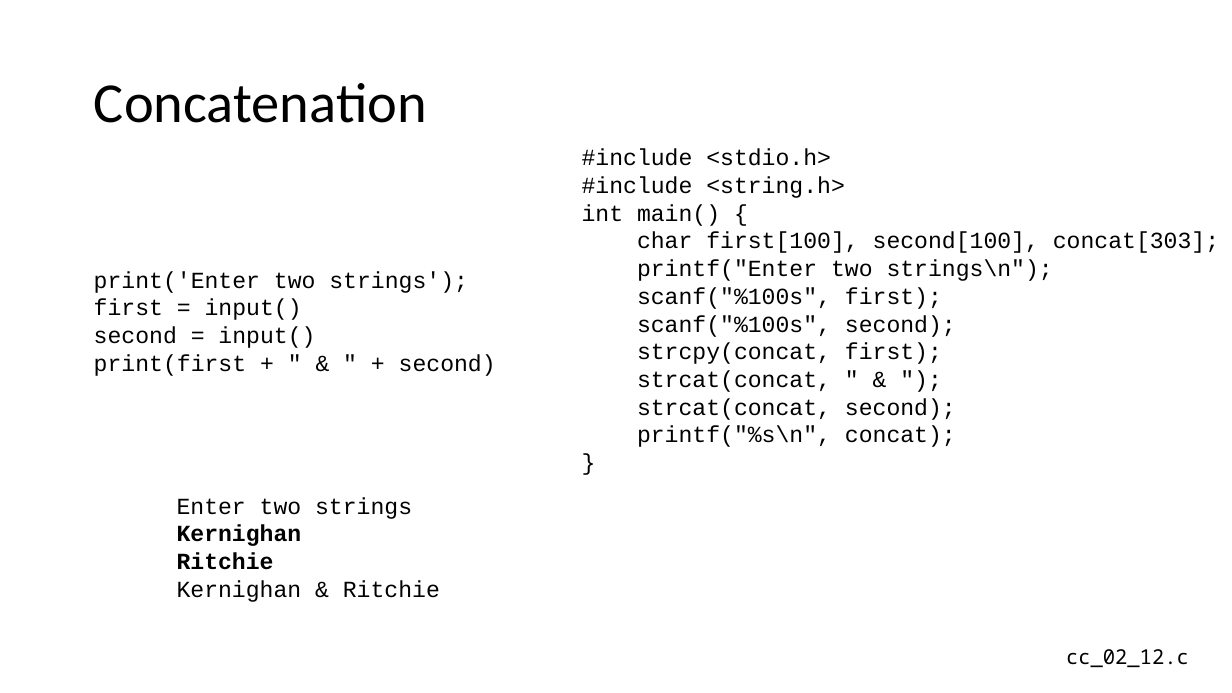
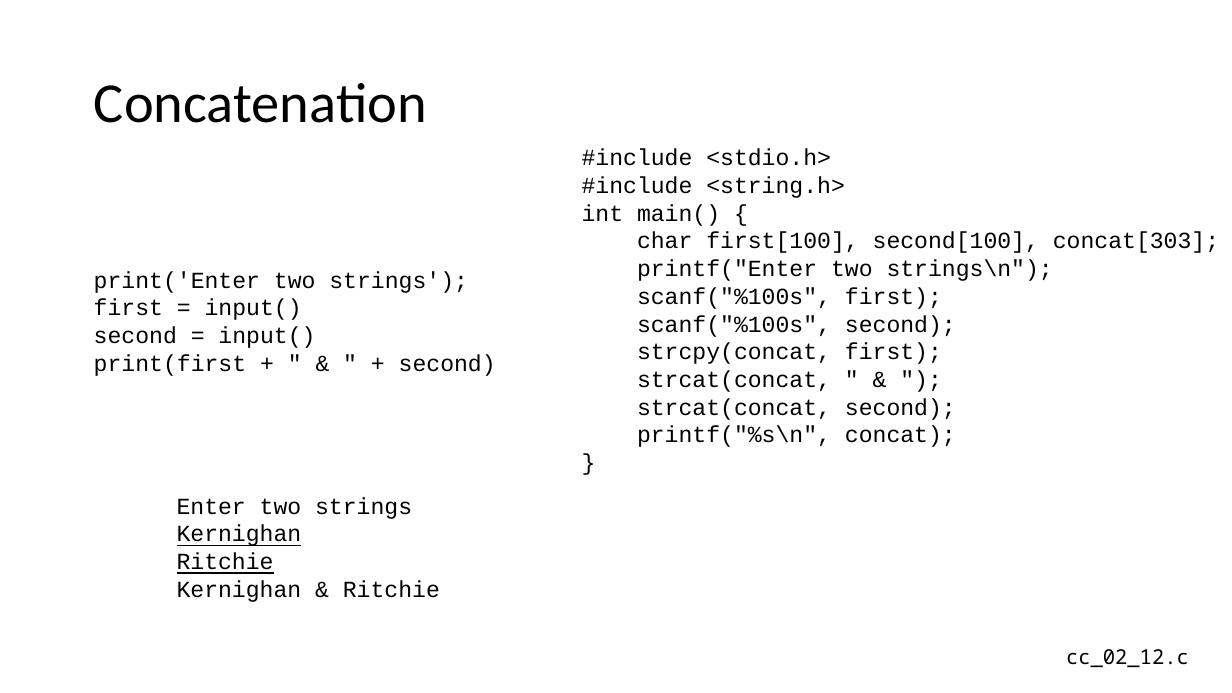
Before and after one commit to csev/cc4e, a slide deck: slide 22 of lectures/CC-02-Python.pptx. Drawn at 1232x693 pixels with LibreOffice and Linux fonts; fonts in the diff are those of the drawing. Boxes give left, top, right and bottom in pixels: in the first picture for what was removed or moved away, otherwise in the second. Text is boxed around its words. In the diff, an @@ line names an element or a change of style, - is before the commit and + after.

```diff
--- a/lectures/CC-02-Python.pptx
+++ b/lectures/CC-02-Python.pptx
@@ text at (x1=177, y1=525, x2=302, y2=574): bold off, underline on in "Kernighan", "Ritchie" @@
```
Also in this commit, not shown: 11 other slides changed.
